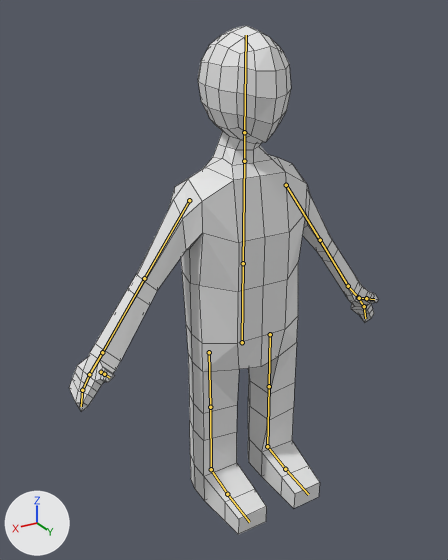
The Blender file models/heroes/omi.blend: old version first, new version second.
Before and after are seen from a camera (50 mm lens) standing at (3.39, 4.71, 5.31) and looking at (0.33, -0.39, 2.76). The axes (+X, +Y, +Z) are drawn at lower left. The lights are the same throughout. The bones that bend it are drawn over the model as lines. Mesh edges are drawn as thin lines.
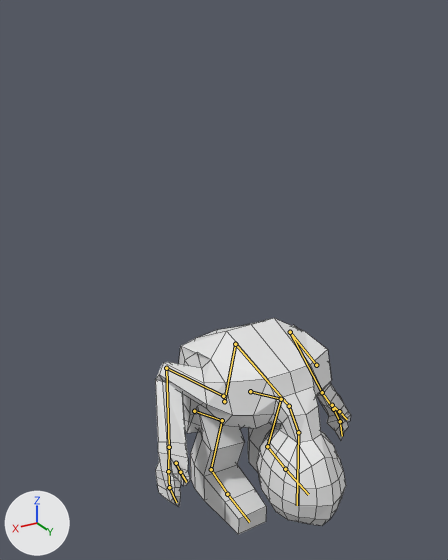
The newer file adds an action. The first version stands in its rest pose; the second is drawn at frame 10 of the action 'roll'.

The edits, one by one:
Bone 'torso' (bone_torso) moves from (0.0, 0.0, 0.0) to (0.0, -1.03, 0.39).
Bone 'torso' (bone_torso) turns from (0, 0, 0) to (-15, 0, 0) degrees about its own x, y and z.
Bone 'chest' (bone_chest) turns from (0, 0, 0) to (-100, -2, -1) degrees about its own x, y and z.
Bone 'neck' (bone_neck) turns from (0, 0, 0) to (-39, -1, 0) degrees about its own x, y and z.
Bone 'head' (bone_head) turns from (0, 0, 0) to (-36, -1, 0) degrees about its own x, y and z.
Bone 'upper_arm.L' (bone_upper_arm_l) turns from (0, 0, 0) to (0, -3, -23) degrees about its own x, y and z.
Bone 'lower_arm.L' (bone_lower_arm_l) turns from (0, 0, 0) to (96, 23, -54) degrees about its own x, y and z.
Bone 'hand_1.L' (bone_hand_1_l) turns from (0, 0, 0) to (-3, 1, 2) degrees about its own x, y and z.
Bone 'thumb_1.L' (bone_thumb_1_l) turns from (0, 0, 0) to (-47, 12, 14) degrees about its own x, y and z.
Bone 'upper_arm.R' (bone_upper_arm_r) turns from (0, 0, 0) to (0, 3, 23) degrees about its own x, y and z.
Bone 'lower_arm.R' (bone_lower_arm_r) turns from (0, 0, 0) to (96, -23, 54) degrees about its own x, y and z.
Bone 'hand_1.R' (bone_hand_1_r) turns from (0, 0, 0) to (-3, -1, -2) degrees about its own x, y and z.
Bone 'thumb_1.R' (bone_thumb_1_r) turns from (0, 0, 0) to (-47, -12, -14) degrees about its own x, y and z.

Boxes [x1, y1, x2, y2] around the edits, measured in the pictures (448 x 560 px):
'Cube', posed (37% narrower, 57% shorter): before [69, 26, 379, 534]; after [155, 318, 351, 534]
bone 'torso', root to tip: before (242, 342) to (243, 263); after (224, 401) to (235, 344)
bone 'chest', root to tip: before (243, 263) to (244, 161); after (235, 344) to (289, 406)
bone 'neck', root to tip: before (244, 161) to (244, 132); after (289, 406) to (298, 432)
bone 'head', root to tip: before (244, 132) to (246, 35); after (298, 432) to (297, 505)
bone 'upper_arm.L', root to tip: before (286, 185) to (320, 240); after (316, 365) to (290, 332)
bone 'lower_arm.L', root to tip: before (320, 240) to (348, 286); after (290, 332) to (322, 392)
bone 'hand_1.L', root to tip: before (348, 286) to (358, 297); after (322, 392) to (333, 409)
bone 'thumb_1.L', root to tip: before (359, 298) to (366, 298); after (332, 405) to (339, 411)
bone 'upper_arm.R', root to tip: before (189, 200) to (144, 278); after (223, 396) to (166, 368)
bone 'lower_arm.R', root to tip: before (144, 278) to (102, 352); after (166, 368) to (169, 447)
bone 'hand_1.R', root to tip: before (102, 352) to (89, 374); after (169, 447) to (168, 471)
bone 'thumb_1.R', root to tip: before (101, 372) to (104, 374); after (176, 463) to (180, 472)
